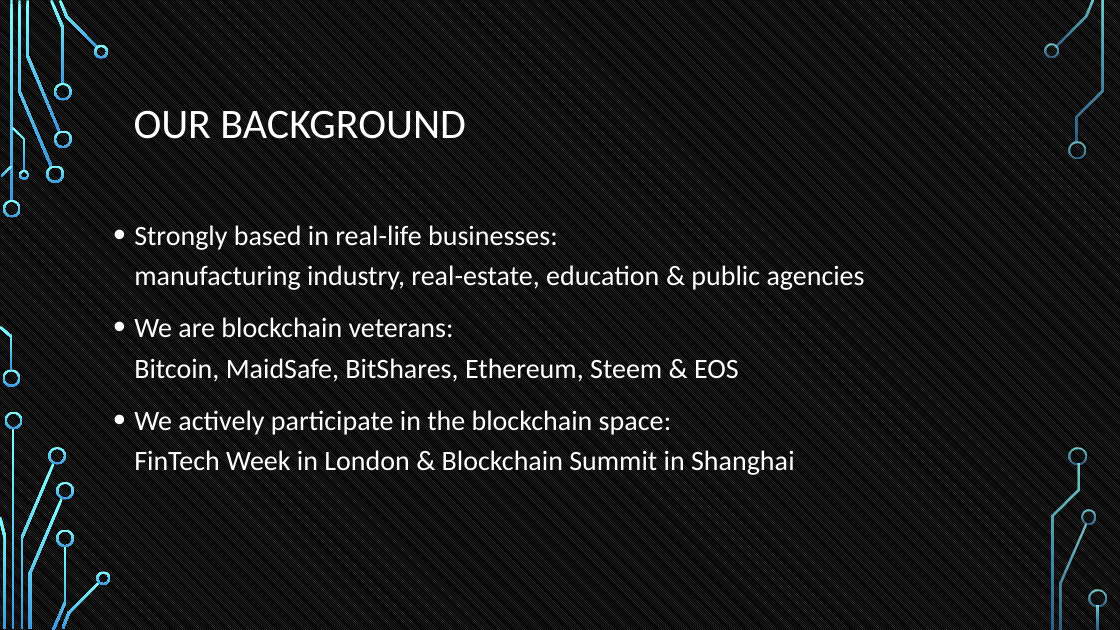
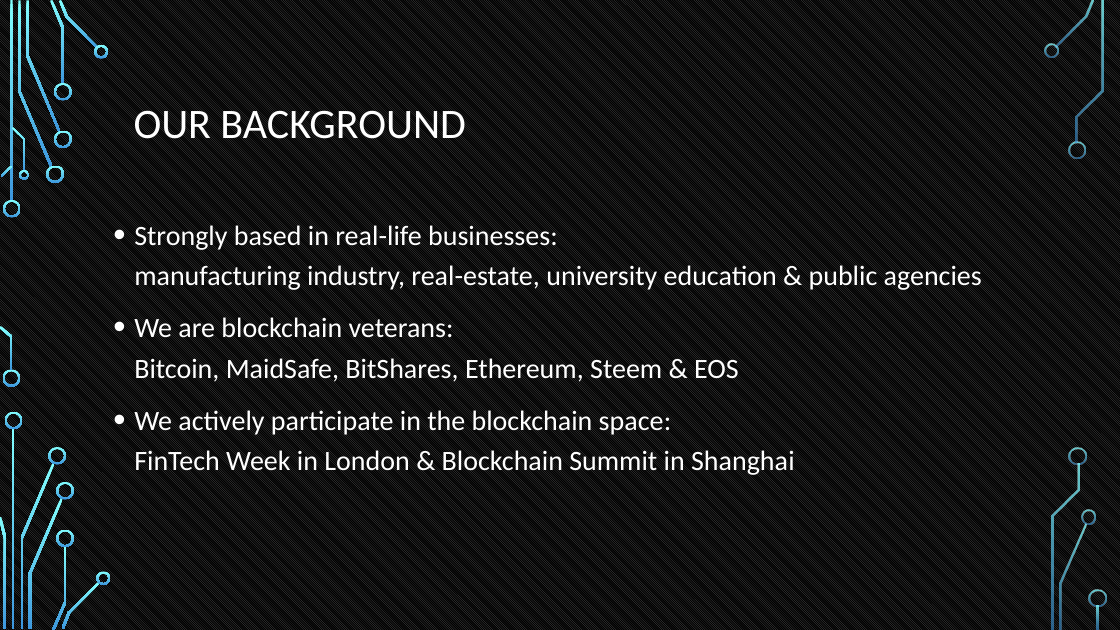
Before and after one commit to tokenika/tokenika.github.io, a slide deck: slide 4 of WarsawBlock.pptx. Drawn at 1120x630 pixels with LibreOffice and Linux fonts; fonts in the diff are those of the drawing; background and template pictures are left out. Boxes give left, top, right and bottom in pixels: in the first picture for what was removed or moved away, otherwise in the second. Text is boxed around its words. In the diff, an @@ line names an element or a change of style, - is before the commit and + after.

```diff
--- a/WarsawBlock.pptx
+++ b/WarsawBlock.pptx
@@ text at [134,225,982,290]: text changed @@
-• Strongly based in real-life businesses:
-  manufacturing industry, real-estate, education & public agencies
+• Strongly based in real-life businesses:
+  manufacturing industry, real-estate, university education & public agencies
```
Also in this commit, not shown: 15 other slides changed, 1 slide added, 3 other files.
